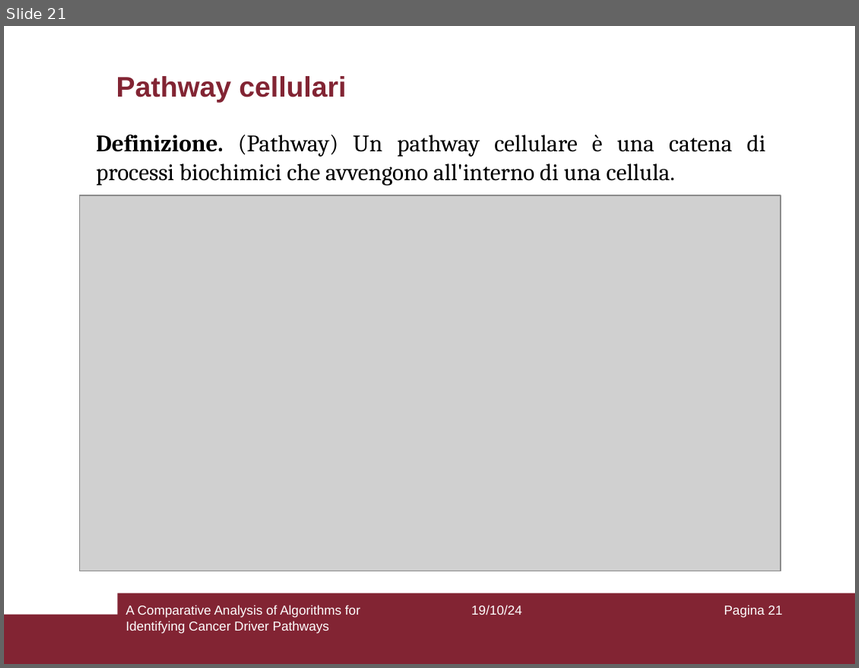
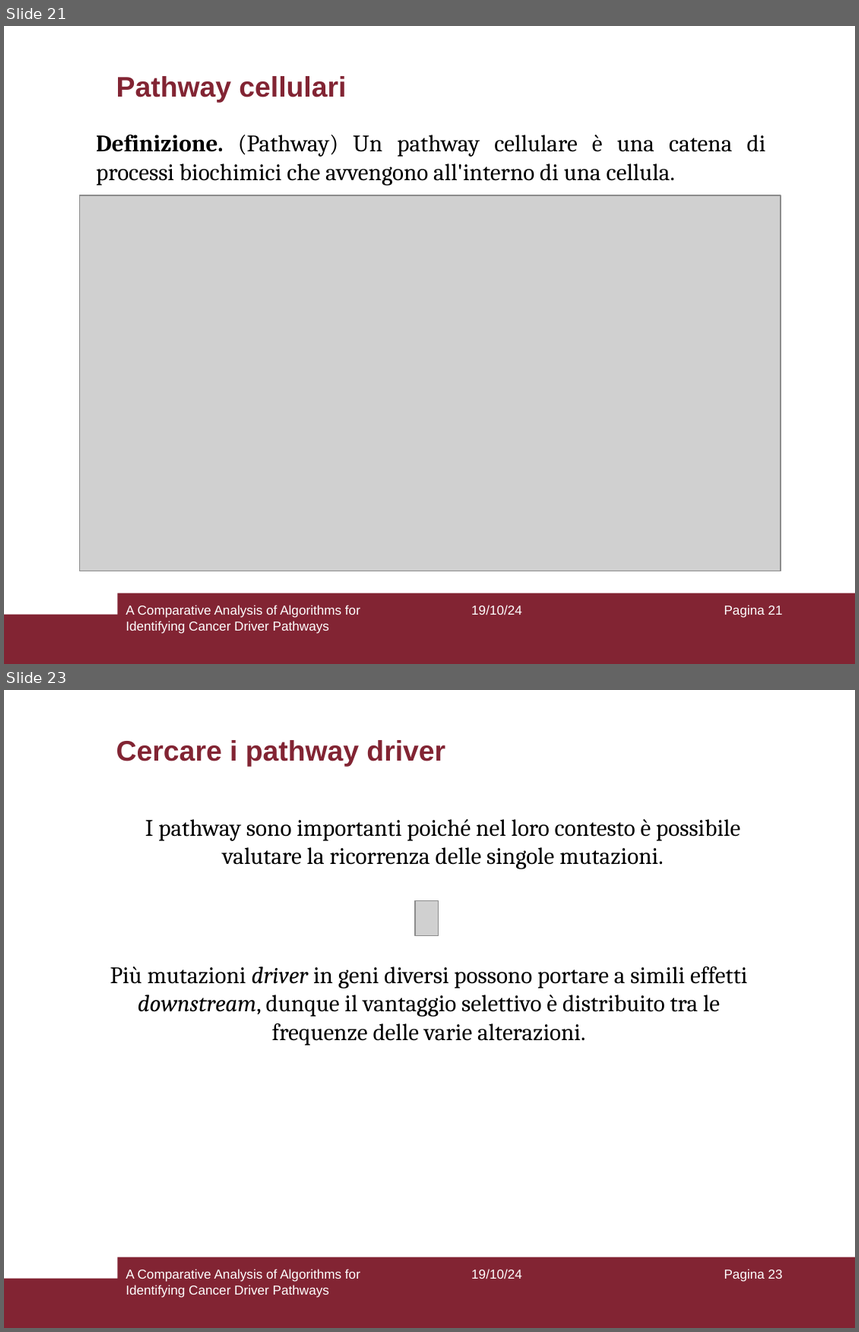
Before and after one commit to aflaag/bsc-thesis, a slide deck: presentation/slides.odp. Shown one above the other, each under a label of ours: slide 21 before the commit, slides 21 and 23 after it; the slides between them are not shown. The pictures are 859x668 and 859x1332 pixels, drawn with LibreOffice and Linux fonts; fonts in the diff are those of the drawing; grey boxes stand for pictures; background and template pictures are left out. Boxes give left, top, right and bottom in pixels: in the first picture for what was removed or moved away, otherwise in the second. Text is boxed around its words. In the diff, an @@ line names an element or a change of style, - is before the commit and + after.

```diff
--- a/presentation/slides.odp
+++ b/presentation/slides.odp
@@ slide 23 added at [4, 690, 855, 1328], background #FFFFFF; not listed: 2 template elements that a slide beside it also shows @@
@@ title added at [116, 740, 446, 766], 24 pt, text #822433, bold @@
+Cercare i pathway driver
@@ text added at [145, 819, 740, 869], 20 pt, text #000000 @@
+I pathway sono importanti poiché nel loro contesto è possibile valutare la ricorrenza delle singole mutazioni.
@@ picture added at [416, 901, 439, 936] @@
@@ text added at [110, 967, 747, 1045], 20 pt, text #000000 @@
+Più mutazioni driver in geni diversi possono portare a simili effetti downstream, dunque il vantaggio selettivo è distribuito tra le frequenze delle varie alterazioni.
@@ text added at [126, 1269, 360, 1298], 11 pt, text #FFFFFF @@
+A Comparative Analysis of Algorithms for Identifying Cancer Driver Pathways
@@ text added at [471, 1269, 522, 1279], 11 pt, text #FFFFFF @@
+19/10/24
@@ page number added at [724, 1269, 783, 1282], 11 pt, text #FFFFFF @@
+Pagina 23
```
Also in this commit, not shown: 13 slides changed, 4 other slides added, 2 other files.
